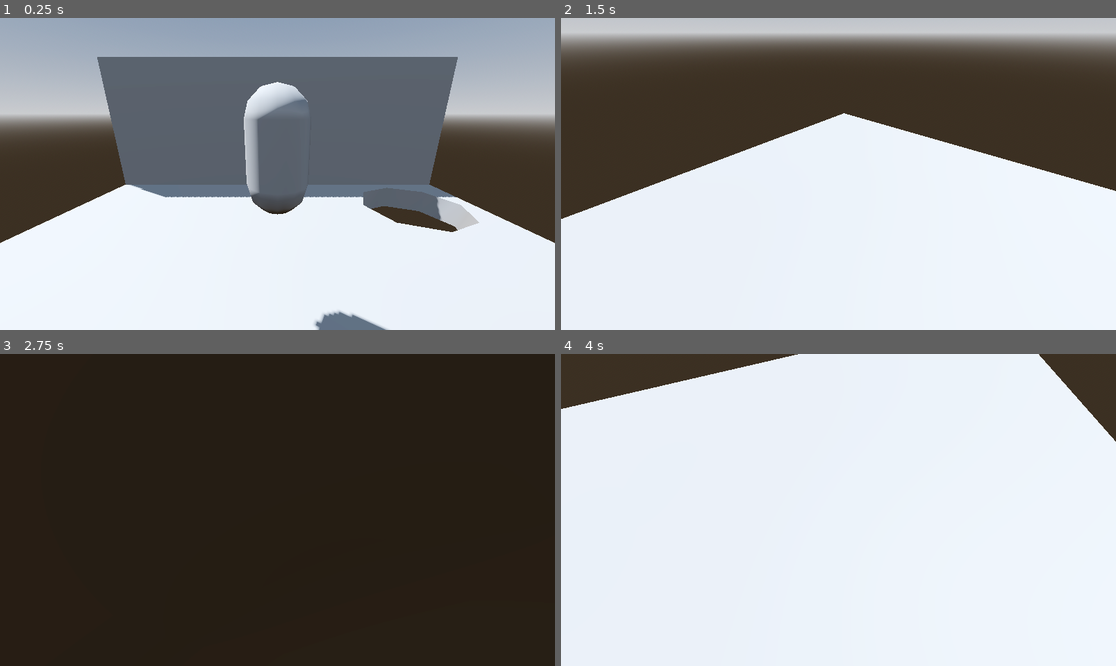
Above: before the commit, frames 1-4 (two rows, left to right).
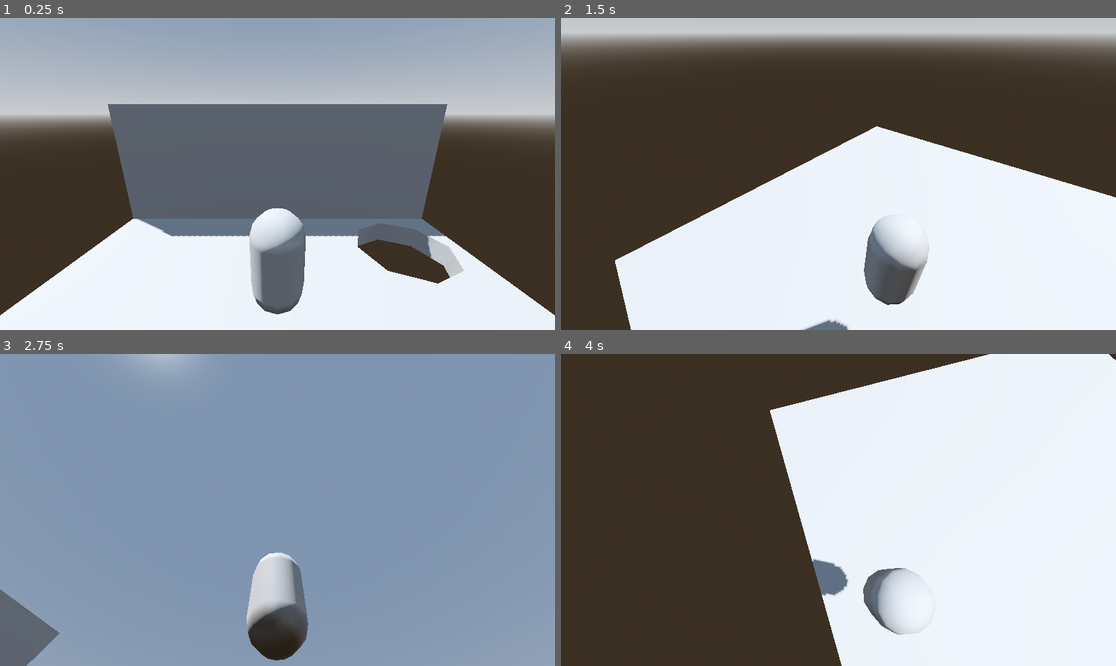
Above: after the commit, the same moments.

Repository: faminedust/mindblight
Game: Godot game, scene res://main.tscn
The game is run twice, just before and just after one commit, with the same random seed, the same clock (stepped at 60 frames per second) and the same inputs.
Inputs (mouse positions are in pixels of both pictures, inside the frame that each line leads up to):
- Up to frame 1 (0.25 s): no input
- Up to frame 2 (1.5 s): tap Enter at 0.5 s; move the mouse to (960, 158) at 0.52 s; hold D (ssCharRight) 0.53-1.28 s; tap Down (ssCamrigDown) at 0.6 s; move the mouse to (727, 189) at 1.27 s; hold S (ssCharBackward) from 1.28 s (still down); tap Left (ssCamrigLeft) at 1.35 s
- Up to frame 3 (2.75 s): move the mouse to (333, 441) at 2.02 s; release S (ssCharBackward) at 2.03 s; hold D (ssCharRight) from 2.03 s (still down); tap Right (ssCamrigRight) at 2.1 s
- Up to frame 4 (4 s): move the mouse to (810, 572) at 2.77 s; release D (ssCharRight) at 2.78 s; hold W (ssCharForward) 2.78-3.53 s; tap Down (ssCamrigDown) at 2.85 s; move the mouse to (1005, 556) at 3.52 s; hold A (ssCharLeft) from 3.53 s (still down); tap Left (ssCamrigLeft) at 3.6 s

The runs differ from the first frame. In frame 1, 30% of the frame differs, in the area x 0-100%, y 12-100%; in frame 2, 13%; in frame 3, 99%, in the area x 0-100%, y 0-100%; in frame 4, 46%.

Commit message:
boop

Diff:
--- a/project/player/player.tscn
+++ b/project/player/player.tscn
@@ -29,10 +29,10 @@
 [node name="MeshInstance3D" type="MeshInstance3D" parent="SHOULDER_SURF/char-controller/MODEL"]
 mesh = SubResource("CapsuleMesh_sh265")
 
-[node name="CAMRIG" type="Node3D" parent="SHOULDER_SURF"]
+[node name="CAMRIG" type="Node3D" parent="SHOULDER_SURF/char-controller"]
 script = ExtResource("1_oul6g")
 
-[node name="cam3d" type="Camera3D" parent="SHOULDER_SURF/CAMRIG"]
+[node name="cam3d" type="Camera3D" parent="SHOULDER_SURF/char-controller/CAMRIG"]
 transform = Transform3D(-4.37114e-08, 0.284015, -0.95882, 0, 0.95882, 0.284015, 1, 1.24147e-08, -4.19114e-08, -3.111, 2.572, 0)
 
 [node name="FIRST_PERSON" type="Node3D" parent="."]
Not shown, added: notes/Mindblight/.obsidian/app.json
Not shown, added: notes/Mindblight/.obsidian/appearance.json
Not shown, added: notes/Mindblight/.obsidian/core-plugins.json
Not shown, added: notes/Mindblight/.obsidian/graph.json
Not shown, added: notes/Mindblight/.obsidian/workspace.json
Not shown, added: notes/Mindblight/Welcome.md
